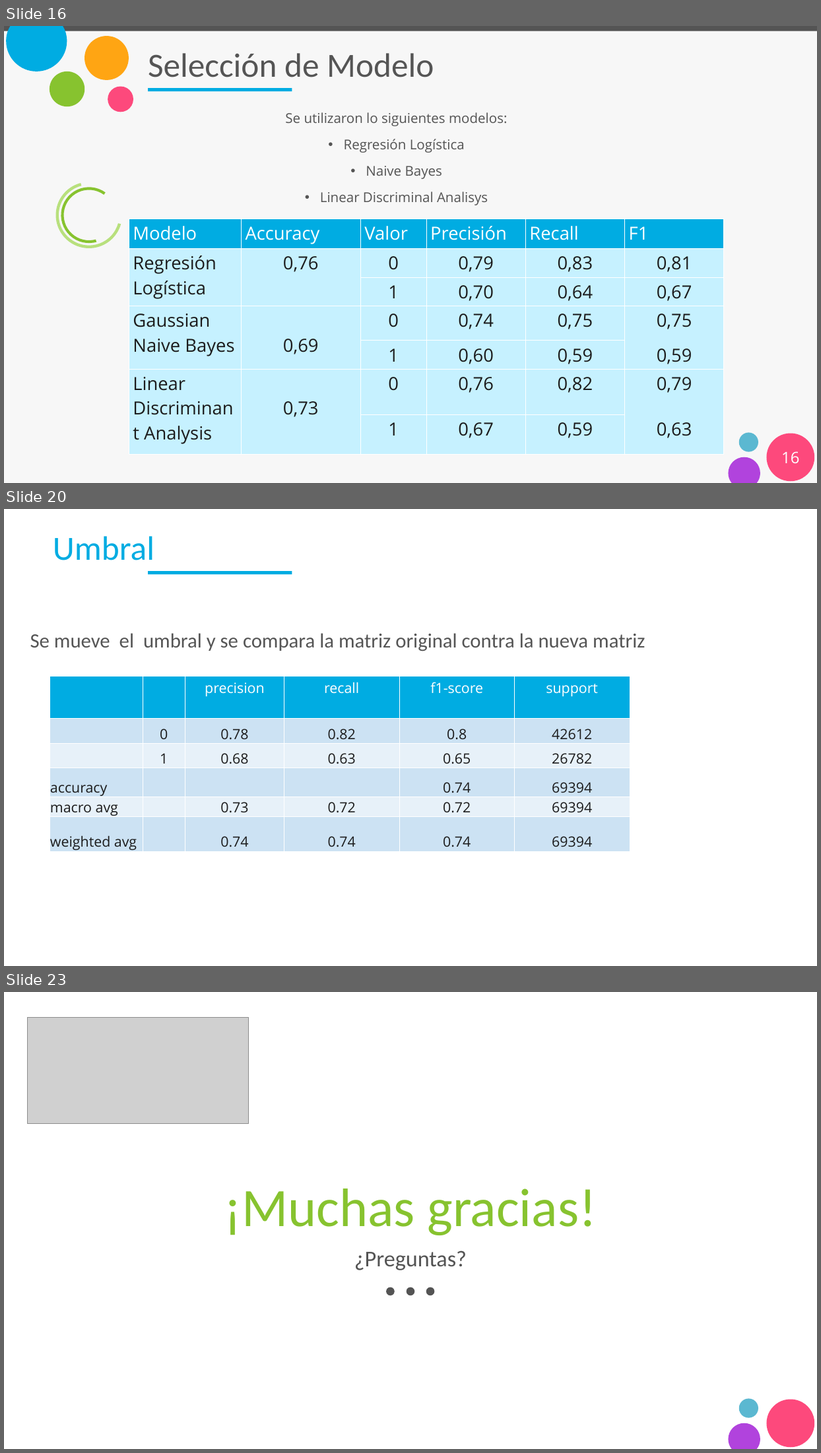
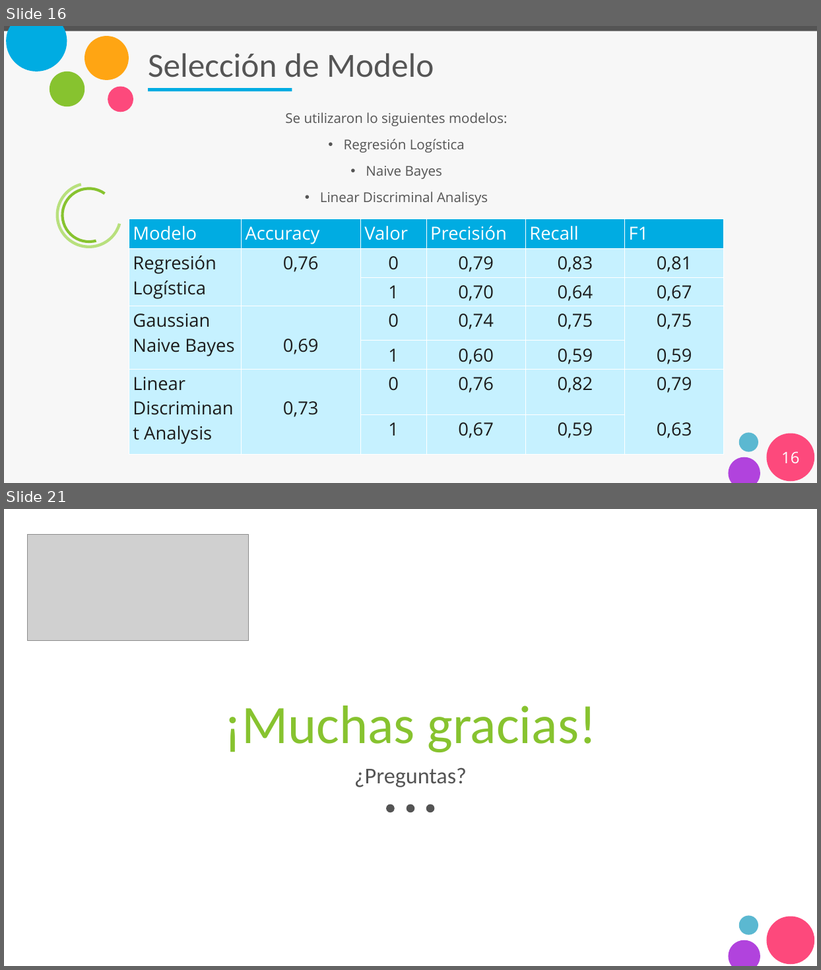
Before and after one commit to gp34446/desafio3, a slide deck: Presentación_desafio_3.pptx. Shown one above the other, each under a label of ours: slides 16, 20 and 23 before the commit, slides 16 and 21 after it; the slides between them are not shown. The pictures are 821x1453 and 821x970 pixels, drawn with LibreOffice and Linux fonts; fonts in the diff are those of the drawing; grey boxes stand for pictures. Boxes give left, top, right and bottom in pixels: in the first picture for what was removed or moved away, otherwise in the second. Text is boxed around its words. In the diff, an @@ line names an element or a change of style, - is before the commit and + after.

Commit message:
umbral

```diff
--- a/Presentación_desafio_3.pptx
+++ b/Presentación_desafio_3.pptx
@@ slide 20 removed at box(4, 509, 817, 966), background #FFFFFF; not listed: 1 template element that a slide beside it also shows @@
@@ title removed at box(53, 536, 154, 560) @@
-Umbral
@@ text removed at box(30, 633, 645, 652) @@
-Se mueve el umbral y se compara la matriz original contra la nueva matriz
@@ table removed at box(50, 676, 630, 853), 6 rows, 6 columns @@
- |  | precision | recall | f1-score | support
- | 0 | 0.78 | 0.82 | 0.8 | 42612
- | 1 | 0.68 | 0.63 | 0.65 | 26782
-accuracy |  |  |  | 0.74 | 69394
-macro avg |  | 0.73 | 0.72 | 0.72 | 69394
-weighted avg |  | 0.74 | 0.74 | 0.74 | 69394
@@ rectangle removed at box(59, 692, 203, 696) @@
@@ what was slide 23 is now slide 21 @@
```
Also in this commit, not shown: 3 slides changed, 1 slide added, 2 other slides removed.
